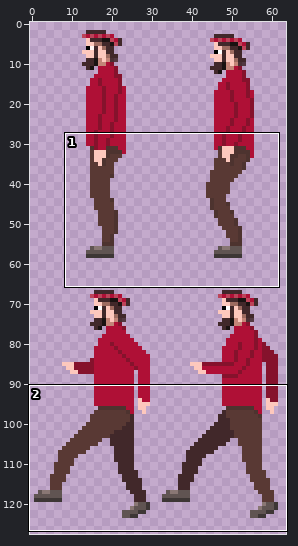
Edited in one commit: sprite sheet (assets/images/spriteFrameEyes.png). Above: a wide view before the commit, with the close-up outlined.
Close-up. Before:
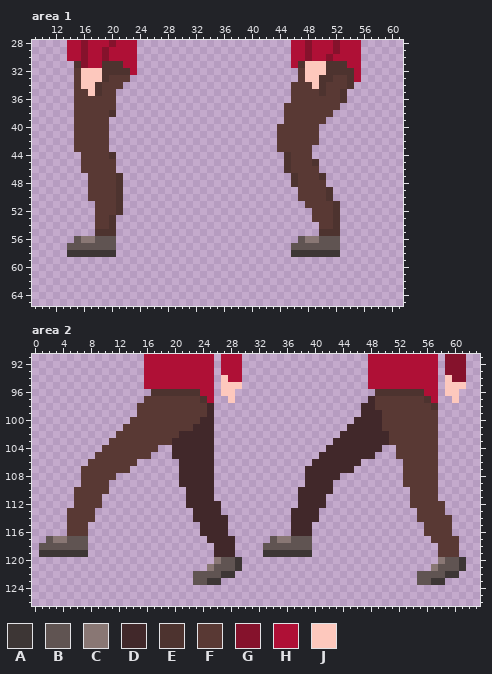
The file is 64x128 pixels. Pixels under 10% opacity are left out. Colours within 5 levels of each other are drawn and written as one. Shown: area 1: x 9..61, y 28..65; area 2: x 0..63, y 91..126.
Palette (. is transparent): A #3d3635  B #605452  C #897774  D #41282a  E #4d332f  F #593934  G #85122c  H #af1036  J #fdc8bd
The result:
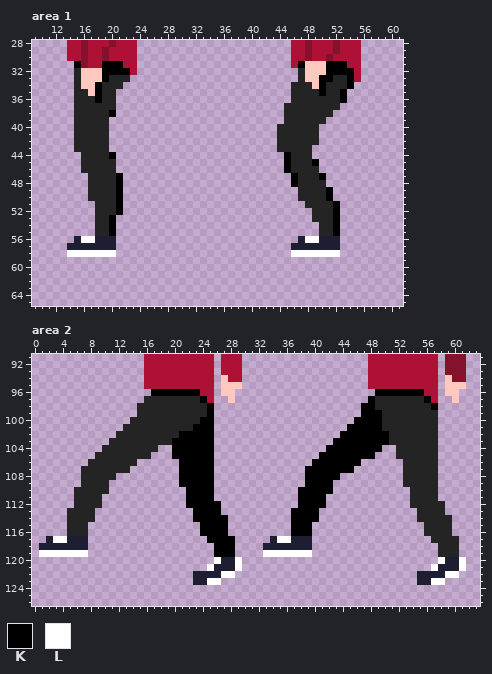
Colours new in this view: K #000000  L #ffffff
The edit:
colour B: #605452 -> #1d1e32
colour F: #593934 -> #242424
Area 1:
y 31: x 15 E -> K; x 19..21 EEE -> KKK; x 47 E -> K; x 51..53 EEE -> KKK
y 32: x 19..22 EEEE -> KKKK; x 51..54 EEEE -> KKKK
y 33: x 19 E -> K; x 50..51 EE -> KK; x 54 E -> K
y 34: x 18 E -> K; x 50 E -> K; x 54 E -> K
y 35: x 18 E -> K; x 50 E -> K; x 53 E -> K
y 36: x 18 F -> K; x 53 E -> K
y 38: x 20 E -> K
y 44: x 20 E -> K; x 45 E -> K
y 45: x 45 E -> K; x 49 E -> K
y 46: x 45 E -> K
y 47: x 21 E -> K; x 46 E -> K; x 50 E -> K
y 48: x 21 E -> K; x 46 E -> K
y 49..50: x 21 E -> K; x 51 E -> K
y 51..52: x 21 E -> K; x 52 E -> K
y 53..54: x 20 E -> K; x 52 E -> K
y 55: x 18..20 EEE -> FFK; x 50..52 EEE -> FFK
y 56: x 16..17 CC -> LL; x 48..49 CC -> LL
y 58: x 14..20 AAAAAAA -> LLLLLLL; x 46..52 AAAAAAA -> LLLLLLL
Area 2:
y 96: x 17..23 EEEEEEE -> KKKKKKK; x 49..55 EEEEEEE -> KKKKKKK
y 97: x 24 E -> K; x 48 D -> K; x 56 E -> K
y 98: x 25 D -> K; x 47..48 DD -> KK; x 57 E -> K
y 99: x 25 D -> K; x 47..49 DDD -> KKK
y 100: x 24..25 DD -> KK; x 46..49 DDDD -> KKKK
y 101: x 23..25 DDD -> KKK; x 45..49 DDDDD -> KKKKK
y 102: x 21..25 DDDDD -> KKKKK; x 44..50 DDDDDDD -> KKKKKKK
y 103: x 20..25 DDDDDD -> KKKKKK; x 43..50 DDDDDDDD -> KKKKKKKK
y 104: x 20..25 DDDDDD -> KKKKKK; x 42..49 DDDDDDDD -> KKKKKKKK
y 105: x 20..25 DDDDDD -> KKKKKK; x 41..48 DDDDDDDD -> KKKKKKKK
y 106: x 21..25 DDDDD -> KKKKK; x 40..46 DDDDDDD -> KKKKKKK
y 107: x 21..25 DDDDD -> KKKKK; x 39..45 DDDDDDD -> KKKKKKK
y 108: x 21..25 DDDDD -> KKKKK; x 39..43 DDDDD -> KKKKK
y 109: x 21..25 DDDDD -> KKKKK; x 39..42 DDDD -> KKKK
y 110: x 22..25 DDDD -> KKKK; x 38..42 DDDDD -> KKKKK
y 111: x 22..25 DDDD -> KKKK; x 38..41 DDDD -> KKKK
y 112: x 22..26 DDDDD -> KKKKK; x 38..41 DDDD -> KKKK
y 113: x 23..26 DDDD -> KKKK; x 37..40 DDDD -> KKKK
y 114: x 23..27 DDDDD -> KKKKK; x 37..40 DDDD -> KKKK
y 115..116: x 24..27 DDDD -> KKKK; x 37..39 DDD -> KKK
y 117: x 3..4 CC -> LL; x 25..28 DDDD -> KKKK; x 35..36 CC -> LL
y 118: x 26..28 DDD -> KKK
y 119: x 1..7 AAAAAAA -> LLLLLLL; x 26..28 DDD -> KKK; x 33..39 AAAAAAA -> LLLLLLL
y 120: x 26 C -> L; x 29 A -> L; x 58 C -> L; x 61 A -> L
y 121: x 25 C -> L; x 29 A -> L; x 57 C -> L; x 61 A -> L
y 122: x 27..28 AA -> LL; x 59..60 AA -> LL
y 123: x 25..26 AA -> LL; x 57..58 AA -> LL
Boxes around the changes in both close-ups, in picture pixels (x1, y1, x2, y2):
changed: (67, 61, 130, 257)
changed: (277, 61, 354, 257)
changed: (39, 389, 242, 585)
changed: (263, 389, 466, 585)
